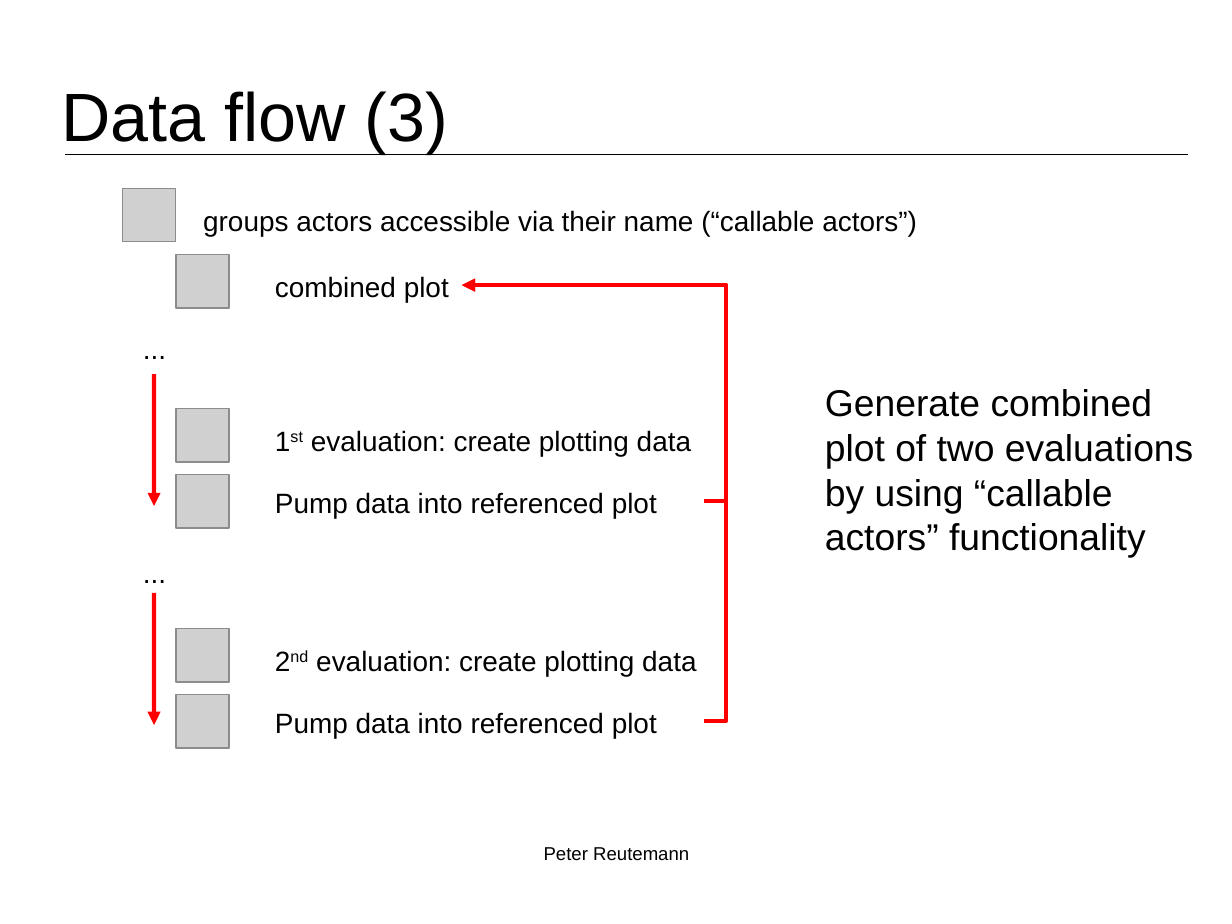
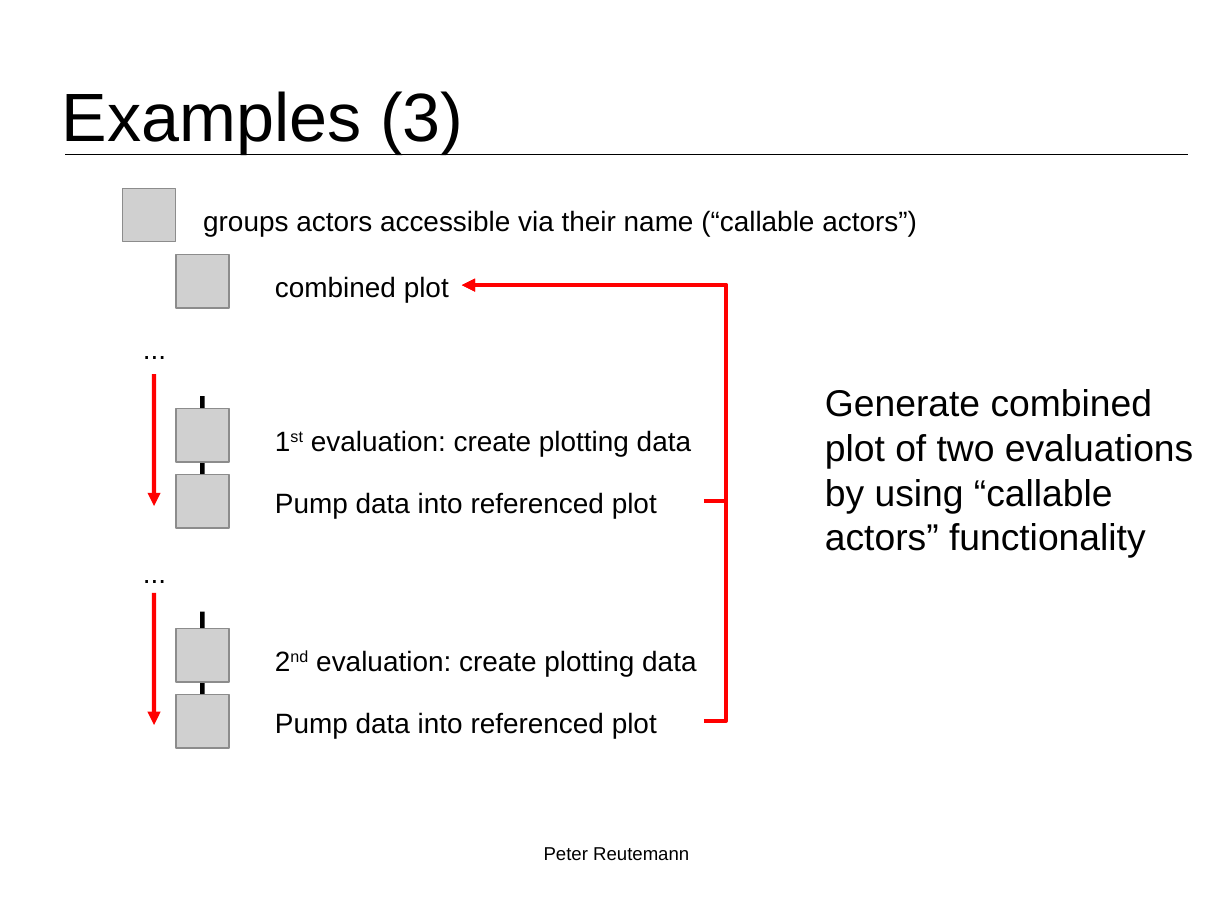
Before and after one commit to fracpete/bigmine-2015, a slide deck: slide 7 of talk/bigmine2015_reutemann.odp (slide 6 before the commit). Drawn at 1232x924 pixels with LibreOffice and Linux fonts; fonts in the diff are those of the drawing; grey boxes stand for pictures; background and template pictures are left out. Boxes give left, top, right and bottom in pixels: in the first picture for what was removed or moved away, otherwise in the second. Text is boxed around its words. In the diff, an @@ line names an element or a change of style, - is before the commit and + after.

```diff
--- a/talk/bigmine2015_reutemann.odp
+++ b/talk/bigmine2015_reutemann.odp
@@ title at (x1=62, y1=91, x2=463, y2=153): text changed @@
-Data flow (3)
+Examples (3)
@@ line added from (202, 396) to (202, 484), #000000 2.83 pt @@
@@ line added from (202, 612) to (202, 700), #000000 2.83 pt @@
```
Also in this commit, not shown: 5 other slides changed, 2 slides added, 5 other files.
